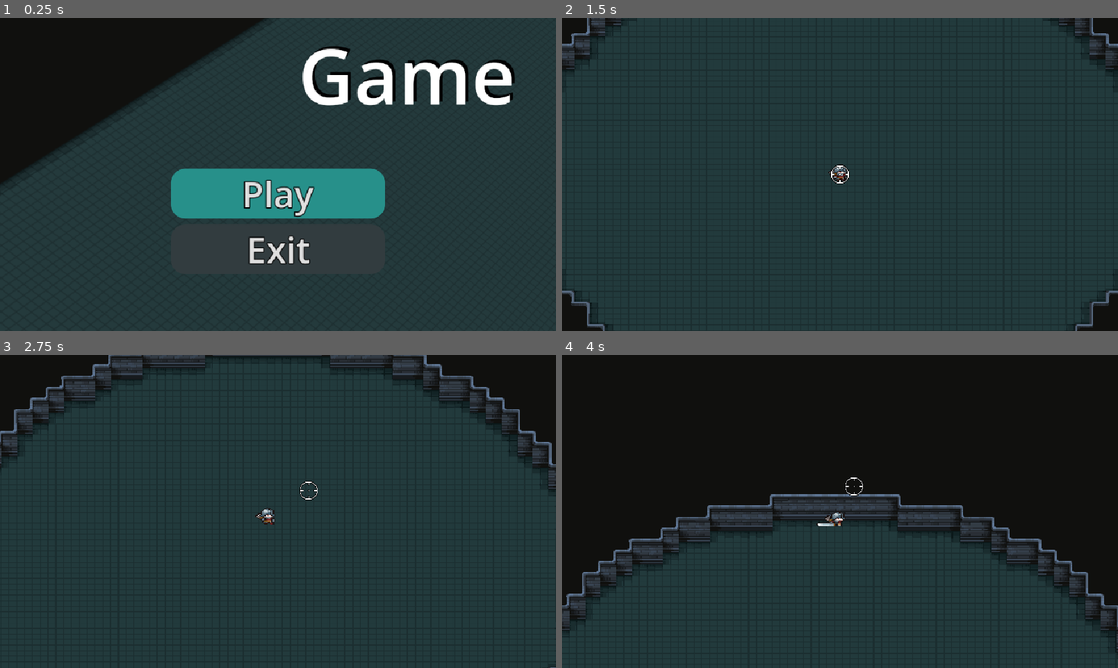
Above: before the commit, frames 1-4 (two rows, left to right).
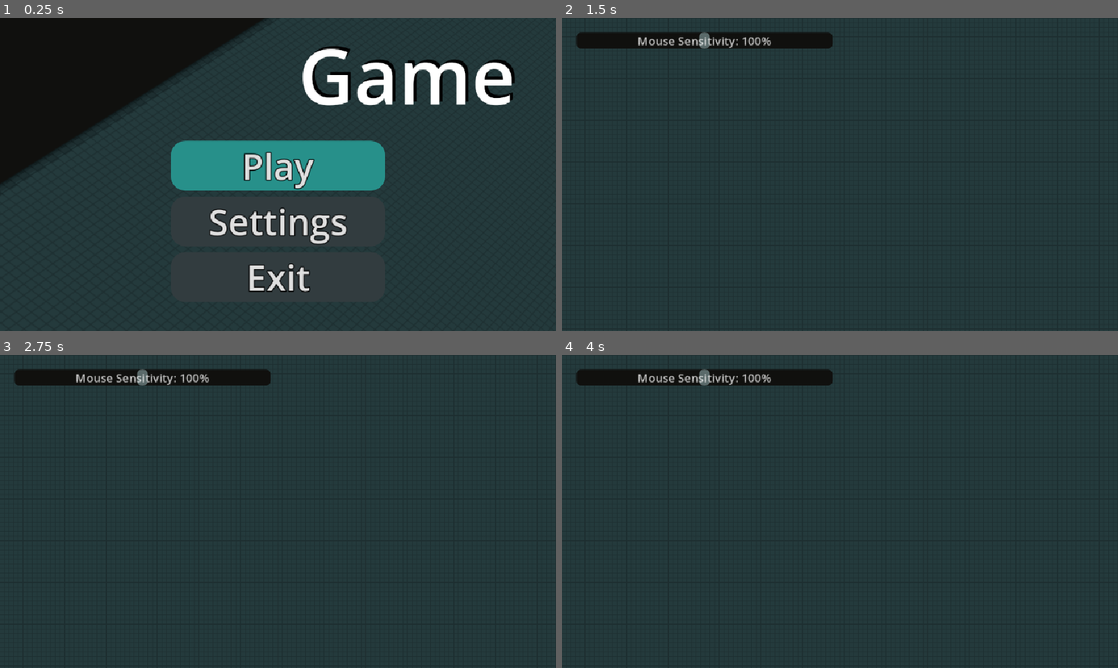
Above: after the commit, the same moments.

Repository: Haha64142/Game
Game: Godot game, scene res://main_menu.tscn
Same seed, same stepped clock (60 frames per second), same inputs: the game is played once before the commit and once after it. The engine's default icon, where the game draws it, is replaced by a stand-in: a white triangle on a blue panel in a dark square.
Inputs (mouse positions are in pixels of both pictures, inside the frame that each line leads up to):
- Up to frame 1 (0.25 s): no input
- Up to frame 2 (1.5 s): click (840, 221) at 0.5 s, where only the run after the commit has a clickable "Settings"; click (840, 193) at 1.25 s, where only the run before the commit has a clickable "Play"
- Up to frame 3 (2.75 s): tap Enter at 2 s; move the mouse to (305, 511) at 2.02 s; hold Up (move_forward) from 2.03 s (still down); hold Ctrl from 2.03 s (still down); click (305, 511) at 2.17 s; tap Shift at 2.3 s
- Up to frame 4 (4 s): keep holding Up (move_forward); move the mouse to (812, 511) at 2.77 s; release Ctrl at 2.78 s; tap Shift at 2.85 s; click (812, 511) at 2.92 s; tap Ctrl at 3.05 s; move the mouse to (851, 505) at 3.52 s; hold Shift from 3.53 s (still down); click (851, 505) at 3.6 s

The runs differ from the first frame. In frame 1, 9.2% of the frame differs, in the area x 30-70%, y 39-88%; in frame 2, 4.8%; in frame 3, 9.6%; in frame 4, 57%, in the area x 0-100%, y 0-96%.

Commit message:
Continue work on the settings menu
The SettingsScrollBar is almost complete. I still need to make it update values
in the global Settings node

Diff:
--- a/main_menu.gd
+++ b/main_menu.gd
@@ -10,3 +10,7 @@
 
 func _on_exit_button_pressed() -> void:
 	get_tree().quit()
+
+
+func _on_settings_button_pressed() -> void:
+	get_tree().change_scene_to_file("res://settings_screen.tscn")
--- a/main_menu.tscn
+++ b/main_menu.tscn
@@ -51,15 +51,16 @@
 [node name="PlayButton" type="Button" parent="VBoxContainer"]
 layout_mode = 2
 theme_type_variation = &"PrimaryButton"
-theme_override_constants/outline_size = 7
-theme_override_font_sizes/font_size = 62
 text = "Play"
+
+[node name="SettingsButton" type="Button" parent="VBoxContainer"]
+layout_mode = 2
+text = "Settings"
 
 [node name="ExitButton" type="Button" parent="VBoxContainer"]
 layout_mode = 2
-theme_override_constants/outline_size = 7
-theme_override_font_sizes/font_size = 62
 text = "Exit"
 
 [connection signal="pressed" from="VBoxContainer/PlayButton" to="." method="_on_play_button_pressed"]
+[connection signal="pressed" from="VBoxContainer/SettingsButton" to="." method="_on_settings_button_pressed"]
 [connection signal="pressed" from="VBoxContainer/ExitButton" to="." method="_on_exit_button_pressed"]
--- a/project.godot
+++ b/project.godot
@@ -21,6 +21,7 @@
 
 Global="*res://global.gd"
 GameTime="*res://game_time.gd"
+Settings="*res://settings.gd"
 
 [debug]
 
--- /dev/null
+++ b/settings.gd
@@ -0,0 +1,3 @@
+extends Node
+
+var mouse_sensitivity := 1.0
--- a/settings.tscn
+++ b/settings_screen.tscn
@@ -1,9 +1,10 @@
-[gd_scene load_steps=3 format=3 uid="uid://b3f21ee66cpxw"]
+[gd_scene load_steps=4 format=3 uid="uid://b3f21ee66cpxw"]
 
-[ext_resource type="Texture2D" uid="uid://ce2dogwqowimd" path="res://Art/UI/settings-background.png" id="1_x2hje"]
-[ext_resource type="Theme" uid="uid://y3hyrcokij6d" path="res://theme.tres" id="2_nkug2"]
+[ext_resource type="Texture2D" uid="uid://ce2dogwqowimd" path="res://Art/UI/settings-background.png" id="1_b5707"]
+[ext_resource type="Theme" uid="uid://y3hyrcokij6d" path="res://theme.tres" id="2_pl6fm"]
+[ext_resource type="Script" uid="uid://dgtj5rgrepgm3" path="res://settings_scroll_bar.gd" id="3_anur6"]
 
-[node name="Settings" type="Control"]
+[node name="SettingsScreen" type="Control"]
 layout_mode = 3
 anchors_preset = 15
 anchor_right = 1.0
@@ -39,17 +40,25 @@
 layout_mode = 2
 size_flags_horizontal = 3
 
-[node name="MarginContainer" type="MarginContainer" parent="MarginContainer/HBoxContainer/VBoxContainerLeft"]
+[node name="MouseSensitivity" type="MarginContainer" parent="MarginContainer/HBoxContainer/VBoxContainerLeft"]
 layout_mode = 2
+script = ExtResource("3_anur6")
+label_text = "Mouse Sensitivity: {int(round(value*100))}%"
+scroll_amount = 0.1
+max_value = 2.0
+start_value = 1.0
+grabber_size = 0.05
+metadata/_custom_type_script = "uid://dgtj5rgrepgm3"
 
-[node name="HScrollBar" type="HScrollBar" parent="MarginContainer/HBoxContainer/VBoxContainerLeft/MarginContainer"]
+[node name="HScrollBar" type="HScrollBar" parent="MarginContainer/HBoxContainer/VBoxContainerLeft/MouseSensitivity"]
 layout_mode = 2
 size_flags_vertical = 1
-max_value = 200.0
-page = 5.0
+max_value = 2.0
+page = 0.05
 
-[node name="Label" type="Label" parent="MarginContainer/HBoxContainer/VBoxContainerLeft/MarginContainer"]
+[node name="Label" type="Label" parent="MarginContainer/HBoxContainer/VBoxContainerLeft/MouseSensitivity"]
 layout_mode = 2
+theme_override_colors/font_color = Color(1, 1, 1, 0.75000006)
 theme_override_font_sizes/font_size = 20
 text = "Mouse Sensitivity: 100%"
 horizontal_alignment = 1
--- /dev/null
+++ b/settings_scroll_bar.gd
@@ -0,0 +1,106 @@
+class_name SettingsScrollBar
+extends MarginContainer
+## A class for a scroll bar to use in the settings menu
+##
+## When you initialize the class, add a [HScrollBar] and adjust the values there
+## to see how it will look. Then adjust the values in this node.
+## Also add a [Label] and adjust the values there (ffffffbf is the recomened
+## font color).
+## [br][br]
+## [b]Note:[/b] Remember to set the [method label_text] in this node.
+
+## The text to be displayed on the [Label]. Use curly braces around a section
+## you want to evaluate. You can use math expressions, boolean expressions,
+## built-in methods, and methods defined in this node. You can use the
+## [method value] variable inside the expression.
+@export_multiline var label_text := "Value: {value}"
+## The amount to scroll with the mouse wheel. Scrolling down will subtract the
+## value and scrolling up will add the value.
+## [br][br]
+## [b]Note:[/b] negative values scroll the opposite direction
+@export var scroll_amount := 5.0
+@export var min_value := 0.0
+@export var max_value := 100.0
+@export var step := 0.0
+@export var start_value := 0.0
+## The grabber's actual length is the [ScrollBar]'s size multiplied by
+## [method grabber_size] over the difference between [method min_value] and
+## [method max_value]
+@export var grabber_size := 2.5
+
+var scroll_percentage = scroll_amount / (max_value - min_value)
+
+var expressions_text: Array[String] # The string form of the expressions
+var texts: Array[String] # A blank entry is for the evaluated expression
+var expressions: Array[Expression]
+
+@onready var scroll_bar: HScrollBar = $HScrollBar
+@onready var label: Label = $Label
+
+func _ready() -> void:
+	scroll_percentage *= ((max_value - min_value) / (max_value + grabber_size - min_value))
+	scroll_bar.min_value = min_value
+	scroll_bar.max_value = max_value + grabber_size
+	scroll_bar.step = step
+	scroll_bar.value = start_value
+	scroll_bar.page = grabber_size
+	scroll_bar.gui_input.connect(_on_h_scroll_bar_gui_input)
+	scroll_bar.value_changed.connect(_on_h_scroll_bar_value_changed)
+	parse_label_text()
+	_on_h_scroll_bar_value_changed(start_value)
+
+
+func parse_label_text() -> void:
+	var chunk := ""
+	label_text += "{"
+	for c in label_text:
+		if c == "{":
+			if chunk != "":
+				texts.append(chunk)
+				chunk = ""
+				continue
+		elif c == "}":
+			if chunk != "":
+				expressions_text.append(chunk)
+				texts.append("")
+				chunk = ""
+				continue
+		else:
+			chunk += c
+
+	for expression in expressions_text:
+		expressions.append(Expression.new())
+		var error = expressions[-1].parse(expression, ["value"])
+		if error != OK:
+			print(expressions[-1].get_error_text())
+			return
+
+
+func _on_h_scroll_bar_gui_input(event: InputEvent) -> void:
+	if event is InputEventMouseButton:
+		if event.button_index == MOUSE_BUTTON_LEFT and event.pressed:
+			scroll_bar.ratio = (event.global_position.x
+					- scroll_bar.global_position.x) / scroll_bar.size.x
+		elif (event.button_index == MOUSE_BUTTON_WHEEL_UP
+				or event.button_index == MOUSE_BUTTON_WHEEL_DOWN):
+			var speed_modifier := 1.0
+			if Input.is_key_pressed(KEY_CTRL):
+				speed_modifier *= 0.1
+			if Input.is_key_pressed(KEY_SHIFT):
+				speed_modifier *= 2
+			if event.button_index == MOUSE_BUTTON_WHEEL_DOWN:
+				speed_modifier *= -1
+			scroll_bar.ratio += scroll_percentage / 2 * speed_modifier
+			accept_event()
+
+
+func _on_h_scroll_bar_value_changed(value: float) -> void:
+	var result := ""
+	var i: int = 0
+	for text in texts:
+		if text == "":
+			result += str(expressions[i].execute([value], self))
+		else:
+			result += text
+
+	label.text = result
--- /dev/null
+++ b/settings_scroll_bar.tscn
@@ -0,0 +1,24 @@
+[gd_scene load_steps=2 format=3 uid="uid://co2e24c2rsqvk"]
+
+[ext_resource type="Script" uid="uid://dgtj5rgrepgm3" path="res://settings_scroll_bar.gd" id="1_tjm7w"]
+
+[node name="SettingsScrollBar" type="MarginContainer"]
+script = ExtResource("1_tjm7w")
+label_text = "Mouse Sensitivity: {int(round(value*100))}%"
+scroll_amount = 0.1
+max_value = 2.0
+start_value = 1.0
+grabber_size = 0.05
+
+[node name="HScrollBar" type="HScrollBar" parent="."]
+layout_mode = 2
+size_flags_vertical = 1
+max_value = 2.0
+page = 0.05
+
+[node name="Label" type="Label" parent="."]
+layout_mode = 2
+theme_override_colors/font_color = Color(1, 1, 1, 0.75000006)
+theme_override_font_sizes/font_size = 20
+text = "Mouse Sensitivity: 100%"
+horizontal_alignment = 1
--- a/theme.tres
+++ b/theme.tres
@@ -42,7 +42,7 @@
 content_margin_top = 4.0
 content_margin_right = 4.0
 content_margin_bottom = 4.0
-bg_color = Color(0.19607843, 0.23529412, 0.24705882, 1)
+bg_color = Color(0.35476685, 0.4150271, 0.41502336, 1)
 corner_radius_top_left = 8
 corner_radius_top_right = 8
 corner_radius_bottom_right = 8
@@ -54,7 +54,7 @@
 content_margin_top = 4.0
 content_margin_right = 4.0
 content_margin_bottom = 4.0
-bg_color = Color(0.26666668, 0.31764707, 0.31764707, 1)
+bg_color = Color(0.42952025, 0.49815065, 0.49811155, 1)
 corner_radius_top_left = 8
 corner_radius_top_right = 8
 corner_radius_bottom_right = 8
@@ -66,7 +66,7 @@
 content_margin_top = 4.0
 content_margin_right = 4.0
 content_margin_bottom = 4.0
-bg_color = Color(0.14901961, 0.18431373, 0.19215687, 1)
+bg_color = Color(0.3103306, 0.36755046, 0.38075924, 1)
 corner_radius_top_left = 8
 corner_radius_top_right = 8
 corner_radius_bottom_right = 8
@@ -144,6 +144,8 @@
 corner_radius_bottom_left = 25
 
 [resource]
+Button/constants/outline_size = 7
+Button/font_sizes/font_size = 62
 Button/styles/focus = SubResource("StyleBoxFlat_kwhh3")
 Button/styles/hover = SubResource("StyleBoxFlat_4sclt")
 Button/styles/normal = SubResource("StyleBoxFlat_ywh4s")
@@ -160,6 +162,8 @@
 HScrollBar/styles/scroll = SubResource("StyleBoxFlat_vmnmn")
 HScrollBar/styles/scroll_focus = SubResource("StyleBoxFlat_6e703")
 PrimaryButton/base_type = &"Button"
+PrimaryButton/constants/outline_size = 7
+PrimaryButton/font_sizes/font_size = 62
 PrimaryButton/styles/focus = SubResource("StyleBoxFlat_kmy58")
 PrimaryButton/styles/hover = SubResource("StyleBoxFlat_3icv2")
 PrimaryButton/styles/normal = SubResource("StyleBoxFlat_nvfgn")
Not shown, added: settings.gd.uid
Not shown: 2 places in settings_screen.tscn that only renumber resources
Not shown, added: settings_scroll_bar.gd.uid
